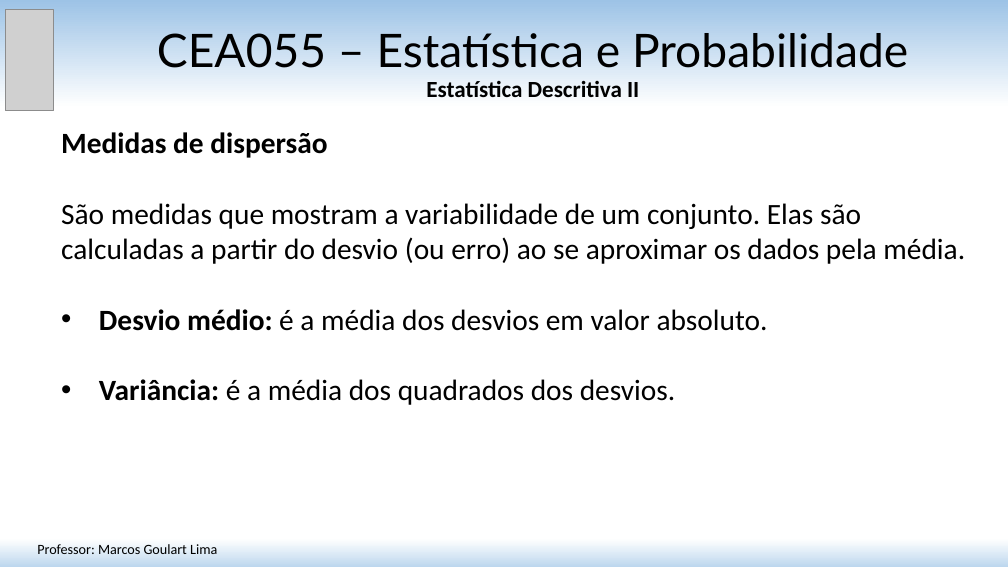
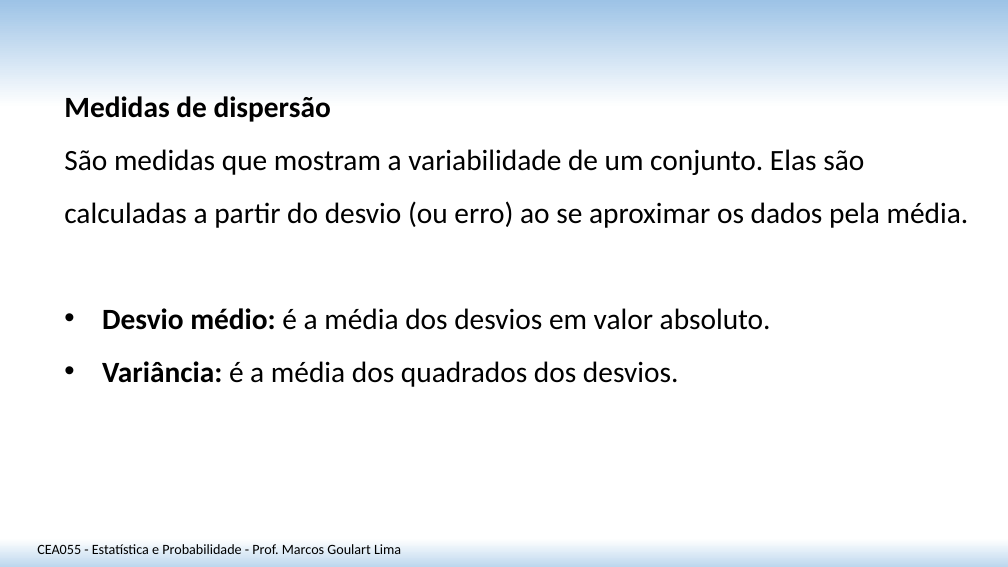
Before and after one commit to matmarcos/minhas-aulas, a slide deck: slide 2 of content/2026-2/cea055-estatistica-probabilidade/02-estatistica-descritiva-ii/Aula_02_Estatistica_Descritiva_II.pptx. Drawn at 1008x567 pixels with LibreOffice and Linux fonts; fonts in the diff are those of the drawing; grey boxes stand for pictures. Boxes give left, top, right and bottom in pixels: in the first picture for what was removed or moved away, otherwise in the second. Text is boxed around its words. In the diff, an @@ line names an element or a change of style, - is before the commit and + after.

```diff
--- a/content/2026-2/cea055-estatistica-probabilidade/02-estatistica-descritiva-ii/Aula_02_Estatistica_Descritiva_II.pptx
+++ b/content/2026-2/cea055-estatistica-probabilidade/02-estatistica-descritiva-ii/Aula_02_Estatistica_Descritiva_II.pptx
@@ picture removed at bbox=[5, 9, 54, 110] @@
@@ title removed at bbox=[157, 33, 908, 97] @@
-CEA055 – Estatística e Probabilidade
-Estatística Descritiva II
@@ text "Medidas de dispersão": place and size @@
-text "Medidas de dispersão" at bbox=[61, 132, 965, 405]
+text "Medidas de dispersão" at bbox=[64, 96, 969, 387]
@@ text "Medidas de dispersão" at bbox=[64, 96, 969, 387]: line spacing 1 to 1.5 @@
@@ text at bbox=[37, 544, 401, 554]: text changed @@
-Professor: Marcos Goulart Lima
+CEA055 - Estatística e Probabilidade - Prof. Marcos Goulart Lima
```
Also in this commit, not shown: 12 other slides changed, 4 slides added, 6 slides removed, 3 other files.
